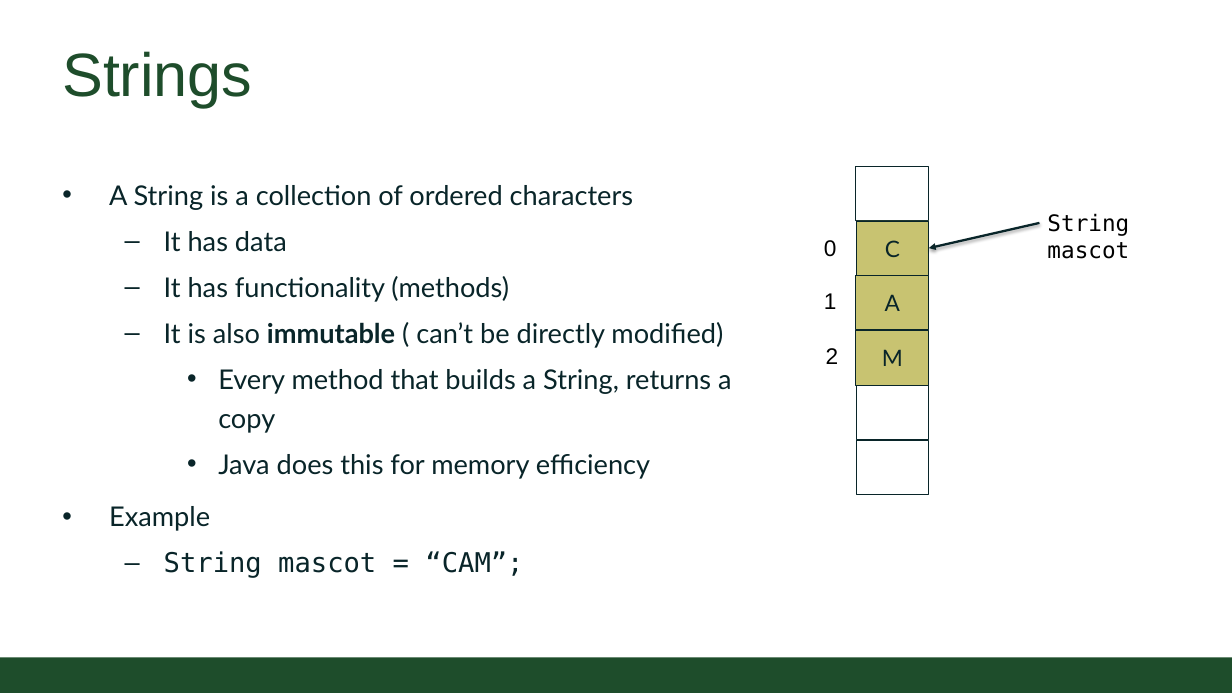
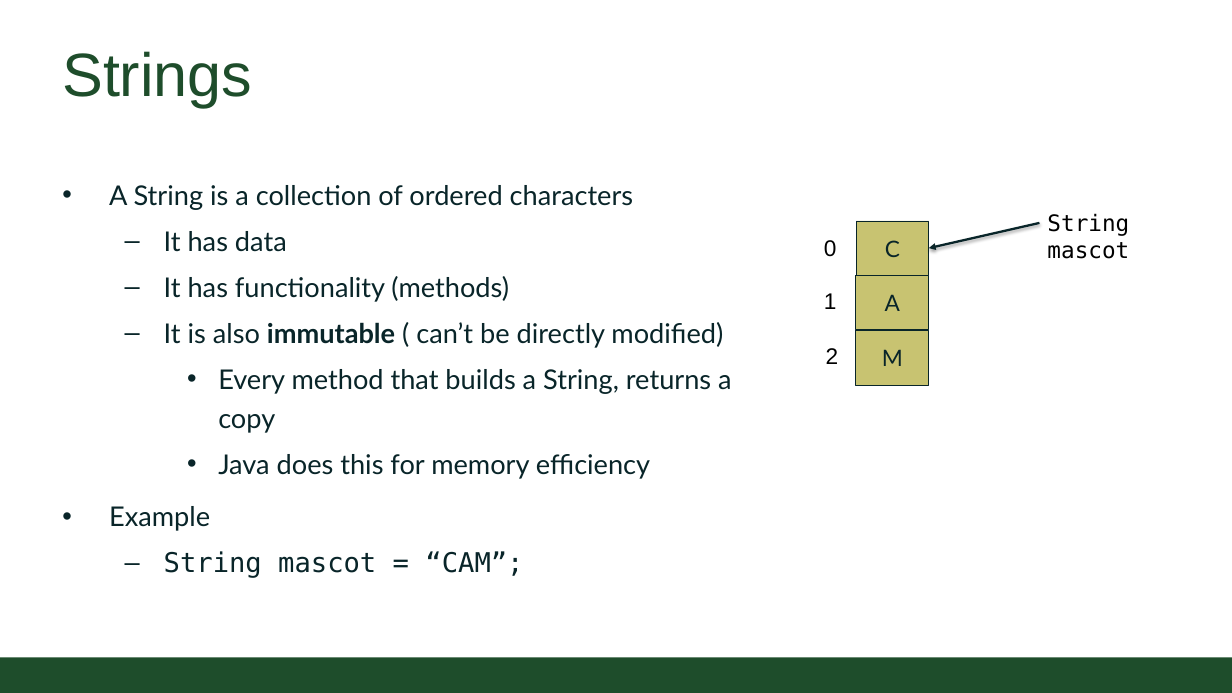
Before and after one commit to CSU-CompSci-CS163-4/Handouts, a slide deck: slide 4 of slides/On-Campus/06_03_StringManipulation.pptx. Drawn at 1232x693 pixels with LibreOffice and Linux fonts; fonts in the diff are those of the drawing; background and template pictures are left out. Boxes give left, top, right and bottom in pixels: in the first picture for what was removed or moved away, otherwise in the second. Text is boxed around its words. In the diff, an @@ line names an element or a change of style, - is before the commit and + after.

Commit message:
String Manipulation Updated Accessibility

```diff
--- a/slides/On-Campus/06_03_StringManipulation.pptx
+++ b/slides/On-Campus/06_03_StringManipulation.pptx
@@ rectangle removed at (x1=856, y1=166, x2=930, y2=221) @@
@@ rectangle removed at (x1=856, y1=386, x2=929, y2=440) @@
@@ rectangle removed at (x1=856, y1=440, x2=929, y2=495) @@
```
Also in this commit, not shown: 7 other slides changed, 1 slide added, 1 slide removed.
